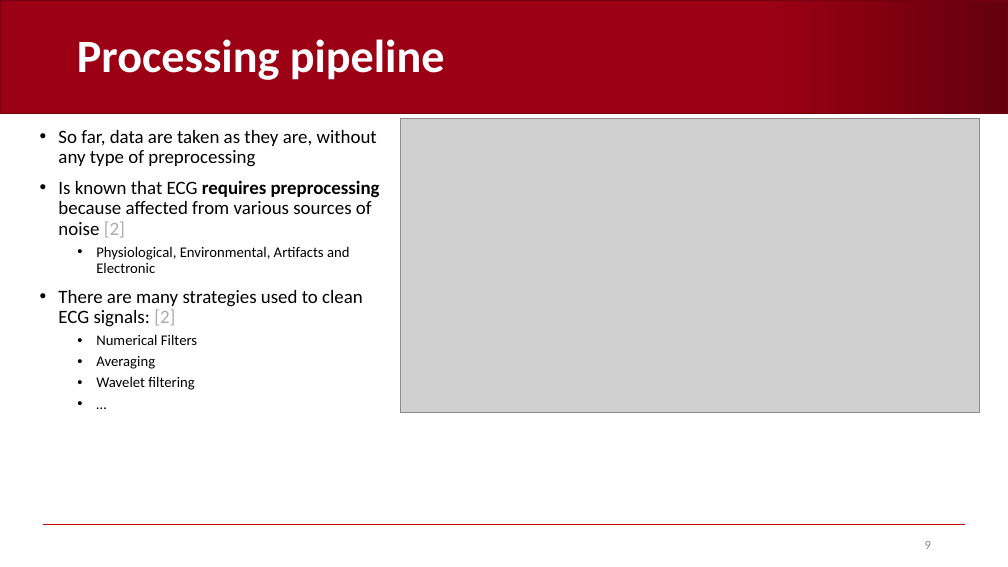
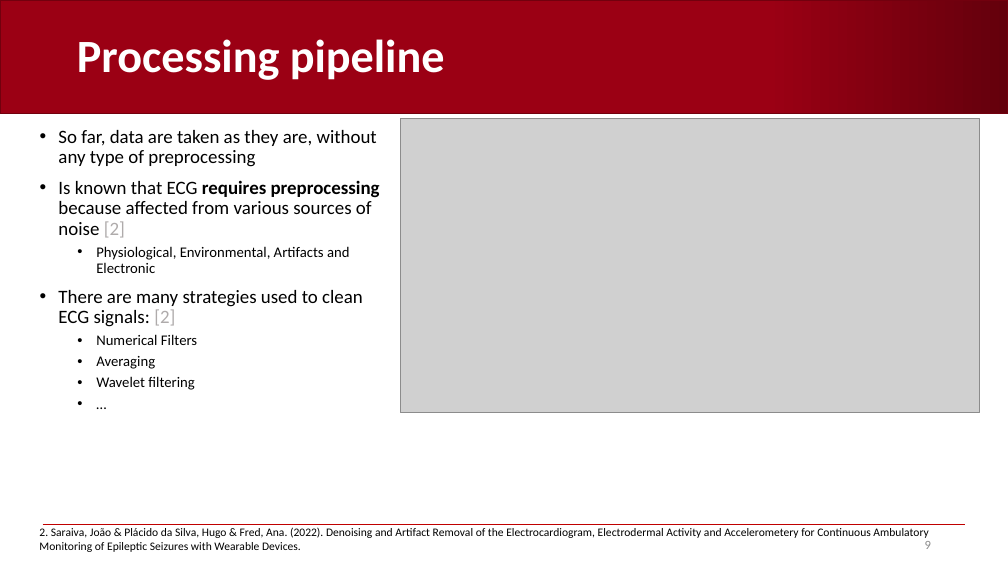
Before and after one commit to AndreaCorrado00/Tesi_magistrale_Corrado_Andrea, a slide deck: slide 9 of Documentation/3. in-depth spectrum analysis.pptx. Drawn at 1008x567 pixels with LibreOffice and Linux fonts; fonts in the diff are those of the drawing; grey boxes stand for pictures; background and template pictures are left out. Boxes give left, top, right and bottom in pixels: in the first picture for what was removed or moved away, otherwise in the second. Text is boxed around its words. In the diff, an @@ line names an element or a change of style, - is before the commit and + after.

```diff
--- a/Documentation/3. in-depth spectrum analysis.pptx
+++ b/Documentation/3. in-depth spectrum analysis.pptx
@@ text added at [39, 527, 928, 552], 11 pt, text #000000 @@
+2. Saraiva, João & Plácido da Silva, Hugo & Fred, Ana. (2022). Denoising and Artifact Removal of the Electrocardiogram, Electrodermal Activity and Accelerometery for Continuous Ambulatory Monitoring of Epileptic Seizures with Wearable Devices.
```
Also in this commit, not shown: 7 other slides changed, 6 slides added, 7 slides removed, 4 other files.
